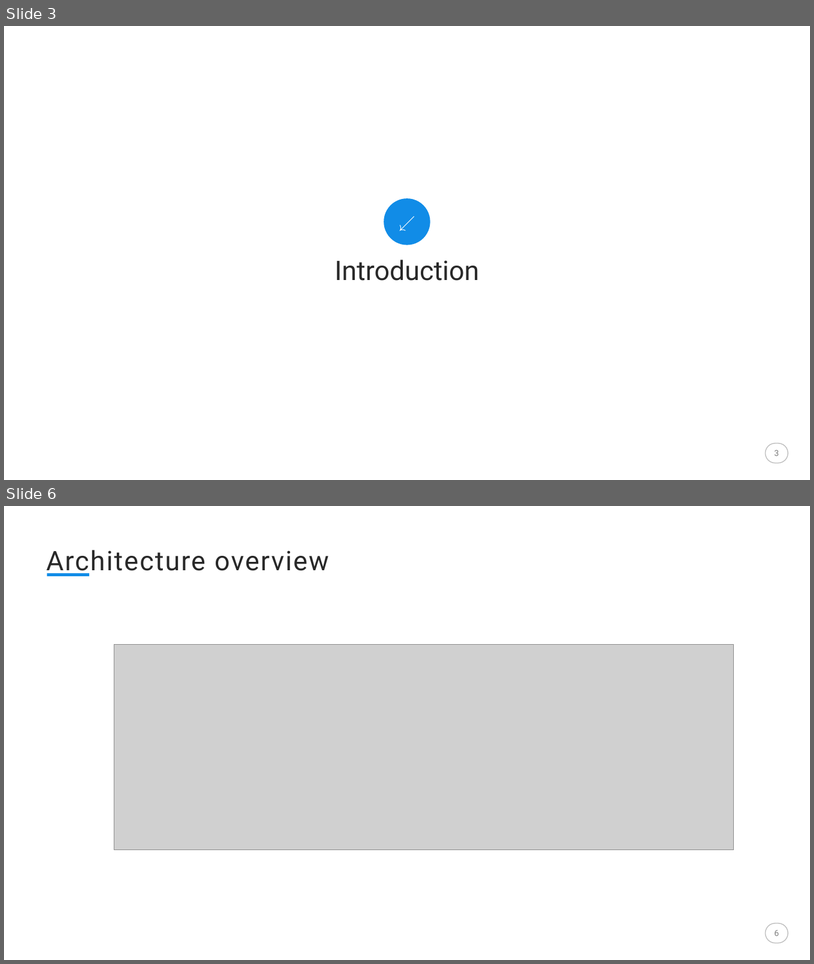
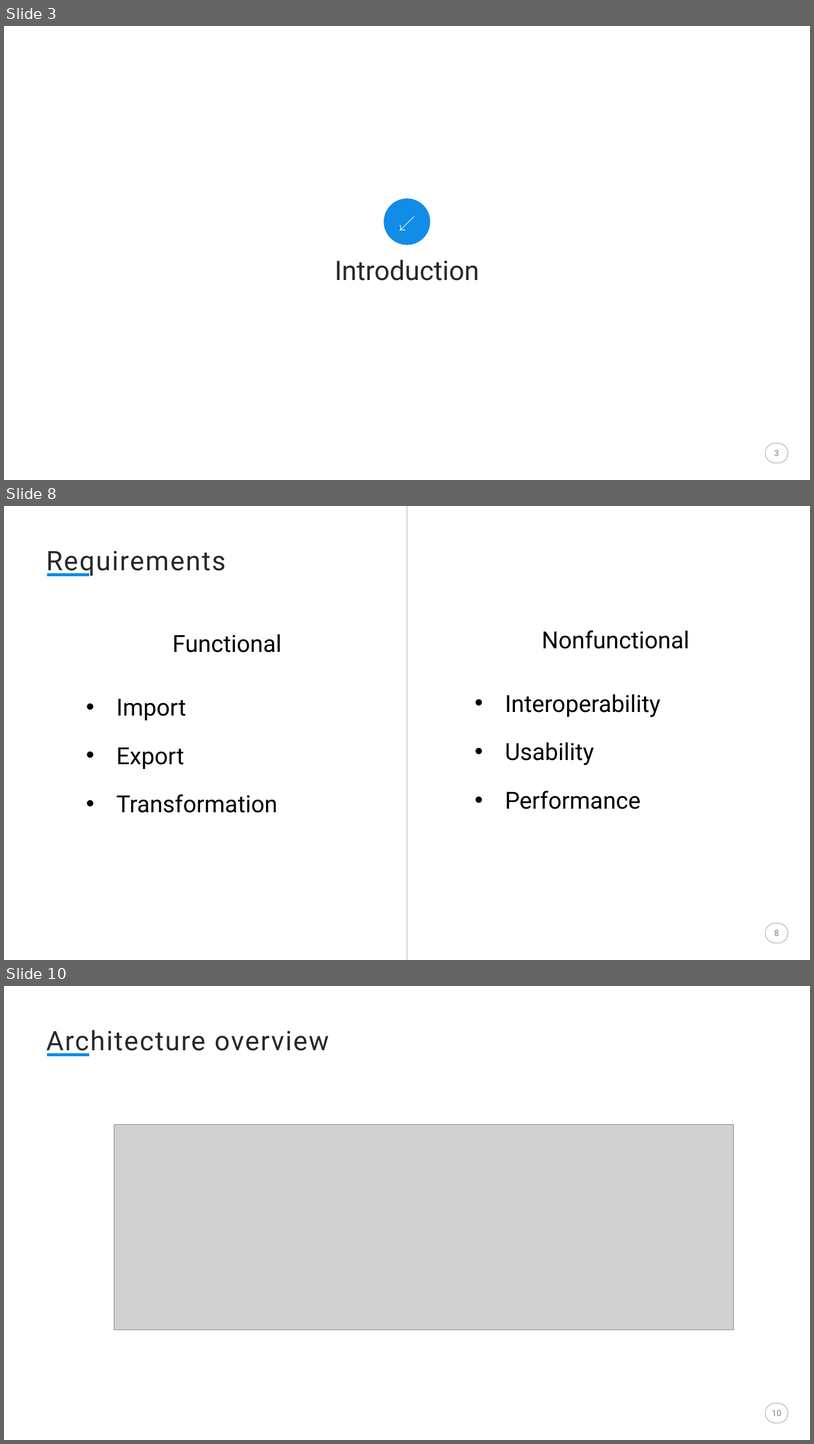
Before and after one commit to EIS-Bonn/MA-INF3232-Lab-SS2015, a slide deck: GroupF/Presentations/Final Presentation.pptx. Shown one above the other, each under a label of ours: slides 3 and 6 before the commit, slides 3, 8 and 10 after it; the slides between them are not shown. The pictures are 814x964 and 814x1444 pixels, drawn with LibreOffice and Linux fonts; fonts in the diff are those of the drawing; grey boxes stand for pictures. Boxes give left, top, right and bottom in pixels: in the first picture for what was removed or moved away, otherwise in the second. Text is boxed around its words. In the diff, an @@ line names an element or a change of style, - is before the commit and + after.

Commit message:
added introduction and requirements part

```diff
--- a/GroupF/Presentations/Final Presentation.pptx
+++ b/GroupF/Presentations/Final Presentation.pptx
@@ slide 8 added at [4,506,810,960], background #FFFFFF; not listed: 2 template elements that a slide beside it also shows @@
@@ line added from (408, 506) to (408, 960), #D4D4D4 1.5 pt @@
@@ text added at [46,550,226,576], 32 pt, text #282828 @@
+Requirements
@@ text added at [505,630,690,809], 28 pt, text #000000 @@
+Nonfunctional
+• Interoperability
+• Usability
+• Performance
@@ text added at [116,634,282,813], 28 pt, text #000000 @@
+Functional
+• Import
+• Export
+• Transformation
@@ page number added at [774,930,779,936], 10 pt, text #808080 @@
+8
@@ what was slide 6 is now slide 10 @@
@@ page number at [772,1410,782,1416]: text changed @@
-6
+10
```
Also in this commit, not shown: 5 slides changed, 3 other slides added.
